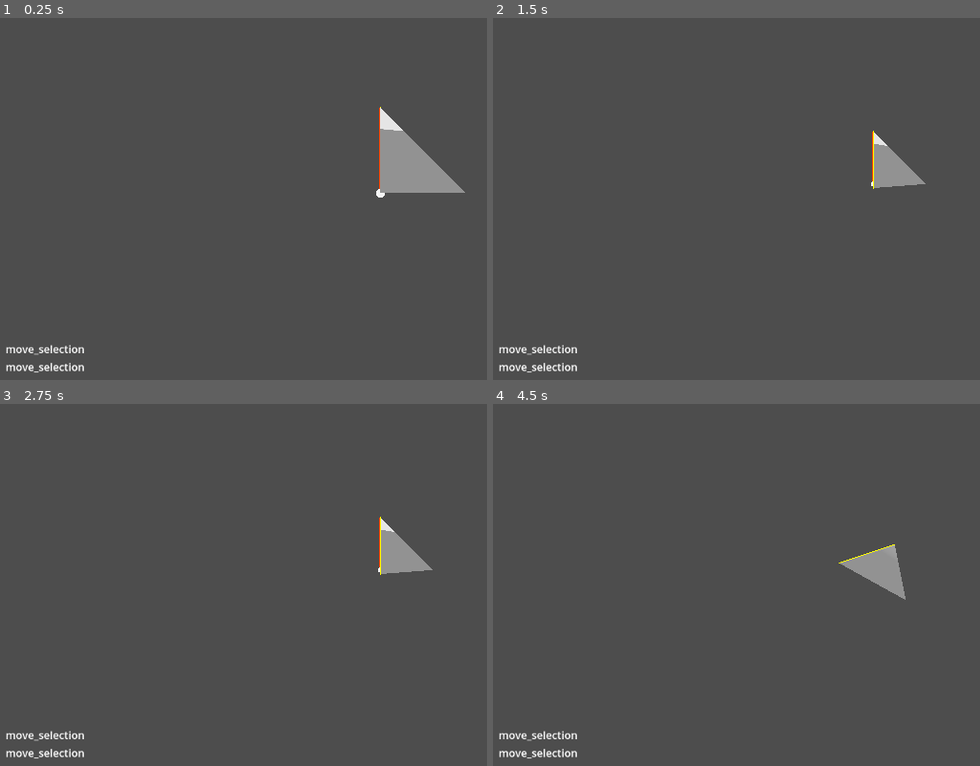
Above: before the commit, frames 1-4 (two rows, left to right).
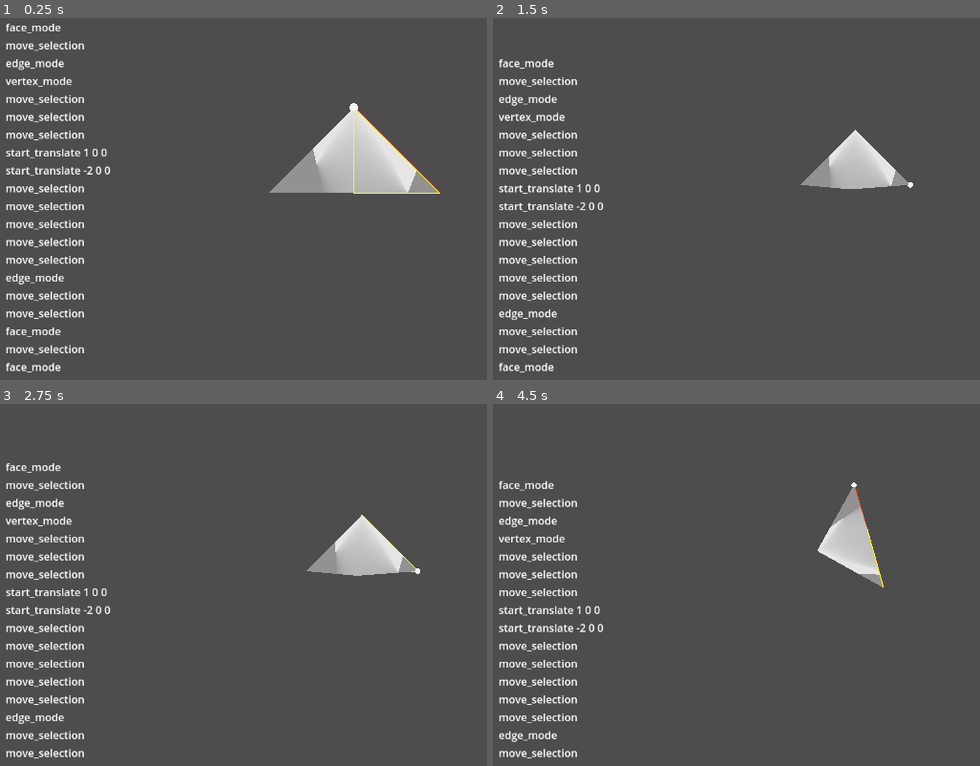
Above: after the commit, the same moments.

Repository: Y-o-p/gizmo
Game: Godot game, scene res://scenes/main.tscn
The game is run twice, just before and just after one commit, with the same random seed, the same clock (stepped at 60 frames per second) and the same inputs.
Inputs (mouse positions are in pixels of both pictures, inside the frame that each line leads up to):
- Up to frame 1 (0.25 s): no input
- Up to frame 2 (1.5 s): tap Enter at 0.5 s; move the mouse to (outside the picture) at 0.52 s; hold P (pop_command_stack, bound only after the commit) 0.53-1.28 s; click (outside the picture) at 0.6 s; tap Space (swap_projection) at 1.25 s; move the mouse to (721, 188) at 1.27 s; tap P (pop_command_stack, bound only after the commit) at 1.35 s
- Up to frame 3 (2.75 s): click (228, 574) at 1.55 s; tap Enter at 2 s; move the mouse to (457, 458) at 2.02 s; hold Middle mouse button (rotate_mode) from 2.03 s (still down); click (457, 458) at 2.17 s; tap P (pop_command_stack, bound only after the commit) at 2.3 s
- Up to frame 4 (4.5 s): tap Space (swap_projection) at 2.75 s; move the mouse to (863, 559) at 2.77 s; release Middle mouse button (rotate_mode) at 2.78 s; click (863, 559) at 2.85 s; tap Enter at 3.5 s; move the mouse to (outside the picture) at 3.52 s; hold Space (swap_projection) 3.53-4.28 s; click (outside the picture) at 3.67 s; tap P (pop_command_stack, bound only after the commit) at 3.8 s; move the mouse to (643, 487) at 4.27 s; tap Mouse wheel up (zoom_in) at 4.35 s

The runs differ from the first frame. In frame 1, 8.6% of the frame differs, in the area x 1-96%, y 1-98%; in frame 2, 5.4%; in frame 3, 5.0%; in frame 4, 5.0%.

Commit message:
[#7] Can now pop commands off the stack.

Diff:
--- a/gizmo/project.godot
+++ b/gizmo/project.godot
@@ -102,3 +102,8 @@
 "events": [Object(InputEventKey,"resource_local_to_scene":false,"resource_name":"","device":-1,"window_id":0,"alt_press …(192 unchanged characters)…
 ]
 }
+pop_command_stack={
+"deadzone": 0.2,
+"events": [Object(InputEventKey,"resource_local_to_scene":false,"resource_name":"","device":-1,"window_id":0,"alt_pressed":false,"shift_pressed":false,"ctrl_pressed":false,"meta_pressed":false,"pressed":false,"keycode":80,"physical_keycode":0,"key_label":0,"unicode":112,"location":0,"echo":false,"script":null)
+]
+}
--- a/gizmo/resources/cube.tres
+++ b/gizmo/resources/cube.tres
@@ -1,7 +1,7 @@
-[gd_resource type="Resource" script_class="CommandStack" load_steps=2 format=3 uid="uid://dyo0jr4x7lsu0"]
+[gd_resource type="Resource" script_class="CommandStack" load_steps=2 format=3 uid="uid://bcnlm1mpduv8h"]
 
 [ext_resource type="Script" uid="uid://cociseujc0hwl" path="res://resources/command_stack.gd" id="1_smso4"]
 
 [resource]
 script = ExtResource("1_smso4")
-commands = PackedStringArray("move_selection", "move_selection")
+commands = PackedStringArray("face_mode", "move_selection", "edge_mode", "vertex_mode", "move_selection", "move_selection", "move_selection", "start_translate 1 0 0", "start_translate -2 0 0", "move_selection", "move_selection", "move_selection", "move_selection", "move_selection", "edge_mode", "move_selection", "move_selection", "face_mode", "move_selection", "face_mode")
--- a/gizmo/scripts/command.gd
+++ b/gizmo/scripts/command.gd
@@ -3,6 +3,7 @@
 
 signal started_command(param_callback: Callable)
 signal command_completed(command_as_string: String)
+signal commands_refreshed(commands: PackedStringArray)
 
 @export var selection: Selection
 
@@ -18,6 +19,10 @@
 			command.call(self)
 		else:
 			print("Error: ", command)
+
+################################################################################
+# Command functions
+################################################################################
 
 func face_mode():
 	selection.mode = Selection.Mode.FACE
@@ -43,6 +48,8 @@
 
 		translate(Vector3(tokens[0].to_float(), tokens[1].to_float(), tokens[2].to_float()))
 
+################################################################################
+
 func translate(delta: Vector3):
 	for vertex in selection.get_selected_vertices():
 		selection.model.tool.set_vertex(
@@ -50,7 +57,17 @@
 			selection.model.tool.get_vertex(vertex) + delta
 		)
 
-	selection.model.rebuild_surface()
+	selection.model.refresh()
+
+func pop():
+	stack.commands.remove_at(stack.commands.size() - 1)
+	selection.face = 0
+	selection.edge = 0
+	selection.vertex = 0
+	selection.mode = Selection.Mode.FACE
+	selection.model.build_initial_model()
+	load_command_stack(stack)
+	commands_refreshed.emit(stack.commands)
 
 func _get_event_to_command_dict():
 	var event_to_command = {}
@@ -72,6 +89,9 @@
 	if event.is_action_pressed("save"):
 		ResourceSaver.save(stack)
 		print(stack.commands)
+		return
+	elif event.is_action_pressed("pop_command_stack"):
+		pop()
 		return
 
 	var input_text = event.as_text()
--- a/gizmo/scripts/command_stack_container.gd
+++ b/gizmo/scripts/command_stack_container.gd
@@ -3,6 +3,7 @@
 func _ready() -> void:
 	User.command.command_completed.connect(_on_command_completed)
 	User.command.started_command.connect(_on_command_started)
+	User.command.commands_refreshed.connect(_on_commands_refreshed)
 
 func _on_command_completed(command: String):
 	var label = Label.new()
@@ -17,3 +18,10 @@
 		edit.queue_free()
 		parameter_callback.call(parameters)
 	)
+
+func _on_commands_refreshed(stack: PackedStringArray):
+	for child in get_children():
+		child.queue_free()
+
+	for string in stack:
+		_on_command_completed(string)
--- a/gizmo/scripts/model.gd
+++ b/gizmo/scripts/model.gd
@@ -5,13 +5,22 @@
 var surface_array = []
 var vertices: PackedVector3Array = []
 var indices: PackedInt32Array = []
-var edges: Dictionary = {}
 
 signal geometry_added
 
 func _ready() -> void:
+	build_initial_model()
+
+func build_initial_model():
+	# Reset all internal data
+	mesh.clear_surfaces()
+	tool.clear()
+	surface_array.clear()
+	vertices.clear()
+	indices.clear()
 	surface_array.resize(Mesh.ARRAY_MAX)
 
+	# Data for the initial tetrahedron
 	vertices = [
 		Vector3(0, 0, 0),
 		Vector3(0, 0, 1),
@@ -32,14 +41,20 @@
 	mesh.add_surface_from_arrays(Mesh.PRIMITIVE_TRIANGLES, surface_array)
 	tool.create_from_surface(mesh, 0)
 
-	rebuild_surface()
+	generate_normals()
 
-func rebuild_surface():
-	mesh.clear_surfaces()
-	tool.commit_to_surface(mesh)
-
+func generate_normals():
 	var surface_mesh_tool := SurfaceTool.new()
 	surface_mesh_tool.create_from(mesh, 0)
 	surface_mesh_tool.generate_normals()
 	surface_mesh_tool.commit(mesh)
 	geometry_added.emit()
+
+func rebuild_surface_from_tool():
+	mesh.clear_surfaces()
+	tool.commit_to_surface(mesh)
+
+## Deletes the current surface, rebuilds it from the tool, and regens normals
+func refresh():
+	rebuild_surface_from_tool()
+	generate_normals()
